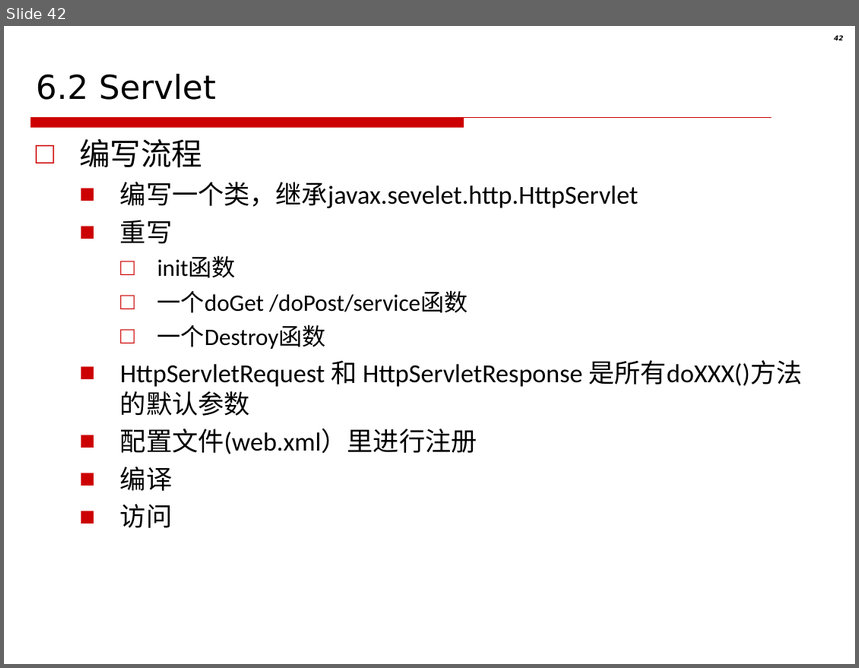
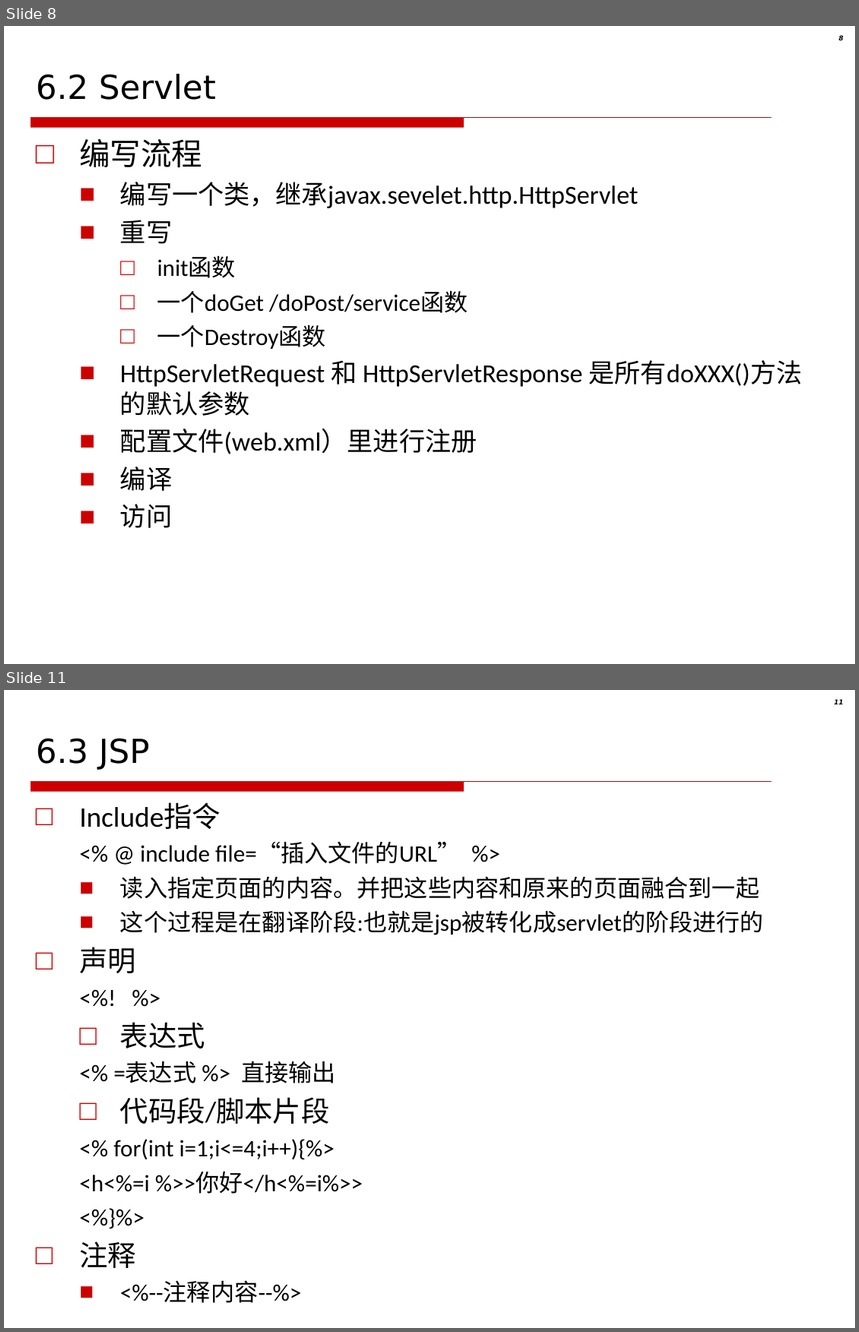
Before and after one commit to akikohaku/CSU-PPT, a slide deck: Web技术-2021/06.servlet.ppt. Shown one above the other, each under a label of ours: slide 42 before the commit, slides 8 and 11 after it; the slides between them are not shown. The pictures are 859x668 and 859x1332 pixels, drawn with LibreOffice and Linux fonts; fonts in the diff are those of the drawing; background and template pictures are left out. Boxes give left, top, right and bottom in pixels: in the first picture for what was removed or moved away, otherwise in the second. Text is boxed around its words. In the diff, an @@ line names an element or a change of style, - is before the commit and + after.

```diff
--- a/Web技术-2021/06.servlet.ppt
+++ b/Web技术-2021/06.servlet.ppt
@@ slide 11 added at <box>4,690,855,1328</box>, background picture (left out); not listed: 1 template element that a slide beside it also shows @@
@@ page number added at <box>834,700,843,704</box>, 5.7 pt, text #000000, bold, italic @@
+11
@@ title added at <box>36,738,150,770</box>, 28 pt, text #000000 @@
+6.3 JSP
@@ text added at <box>79,803,764,1303</box>, 20 pt, text #000000 @@
+□ Include指令
+  <% @ include file=“插入文件的URL” %>
+  ■ 读入指定页面的内容。并把这些内容和原来的页面融合到一起
+  ■ 这个过程是在翻译阶段:也就是jsp被转化成servlet的阶段进行的
+□ 声明
+  <%! %>
+  □ 表达式
+  <% =表达式 %> 直接输出
+  □ 代码段/脚本片段
+  <% for(int i=1;i<=4;i++){%>
+  <h<%=i %>>你好</h<%=i%>>
+  <%}%>
+□ 注释
+  ■ <%--注释内容--%>
@@ what was slide 42 is now slide 8 @@
@@ page number at <box>839,36,844,43</box>: text changed @@
-42
+8
```
Also in this commit, not shown: 8 slides changed, 2 other slides added, 56 slides removed, 19 other files.
